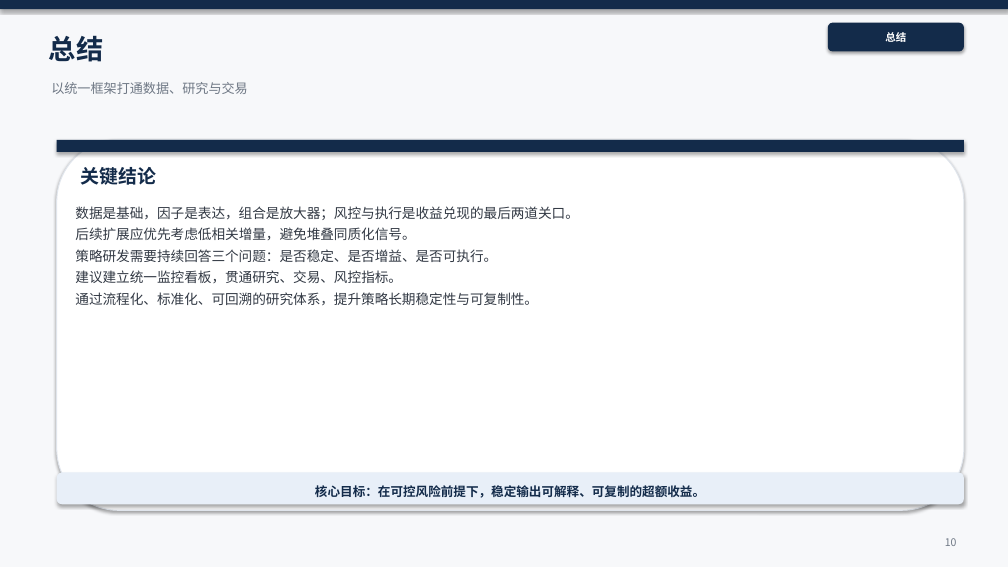
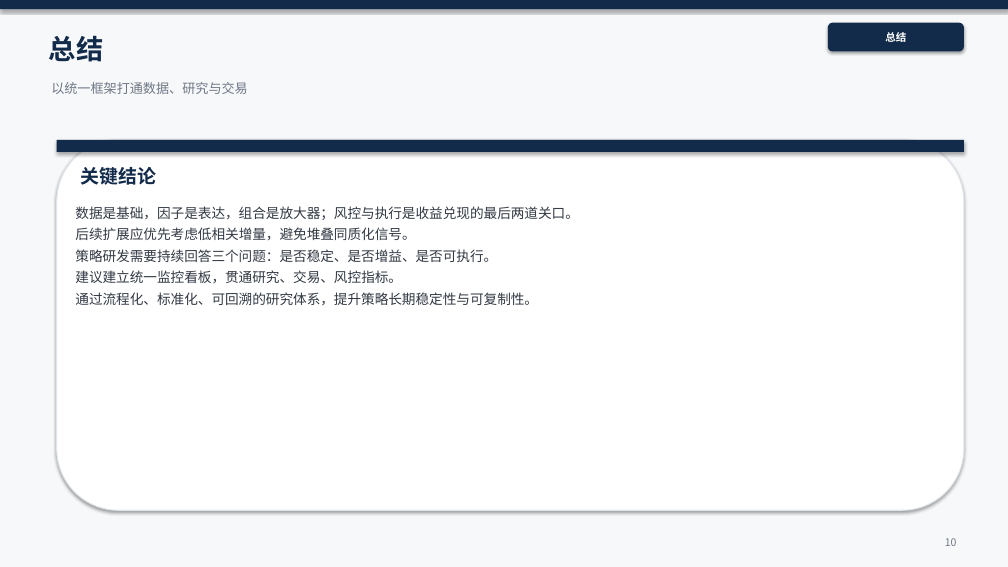
Before and after one commit to KevinSherry2016/CTA, a slide deck: slide 10 of CTA投研框架_10页_精修_v8_tmp.pptx. Drawn at 1008x567 pixels with LibreOffice and Linux fonts; fonts in the diff are those of the drawing. Boxes give left, top, right and bottom in pixels: in the first picture for what was removed or moved away, otherwise in the second. Text is boxed around its words. In the diff, an @@ line names an element or a change of style, - is before the commit and + after.

```diff
--- a/CTA投研框架_10页_精修_v8_tmp.pptx
+++ b/CTA投研框架_10页_精修_v8_tmp.pptx
@@ rounded rectangle removed at [57, 473, 964, 504] @@
@@ text removed at [315, 485, 705, 498] @@
-核心目标：在可控风险前提下，稳定输出可解释、可复制的超额收益。
```
Also in this commit, not shown: 8 other slides changed, 1 other file.
